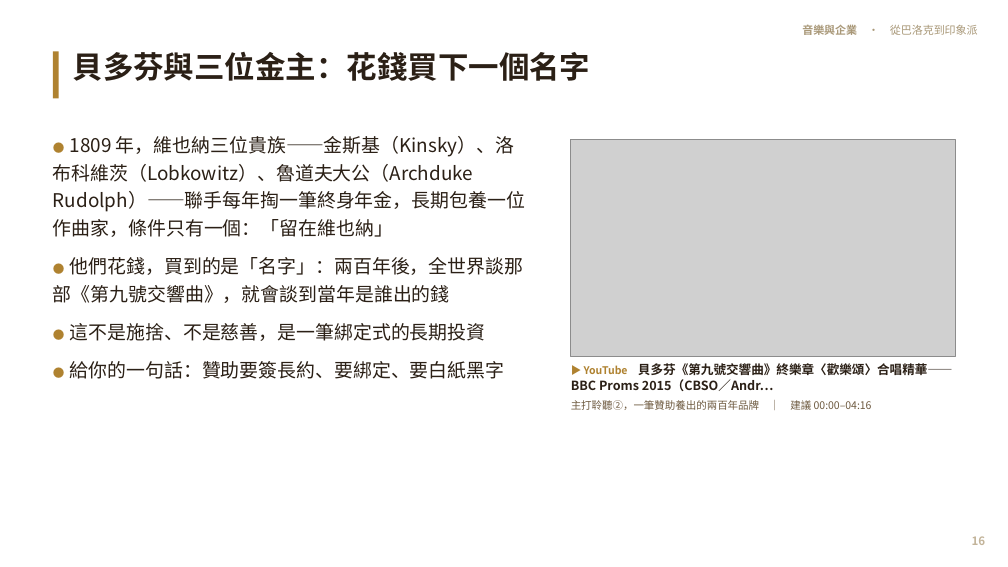
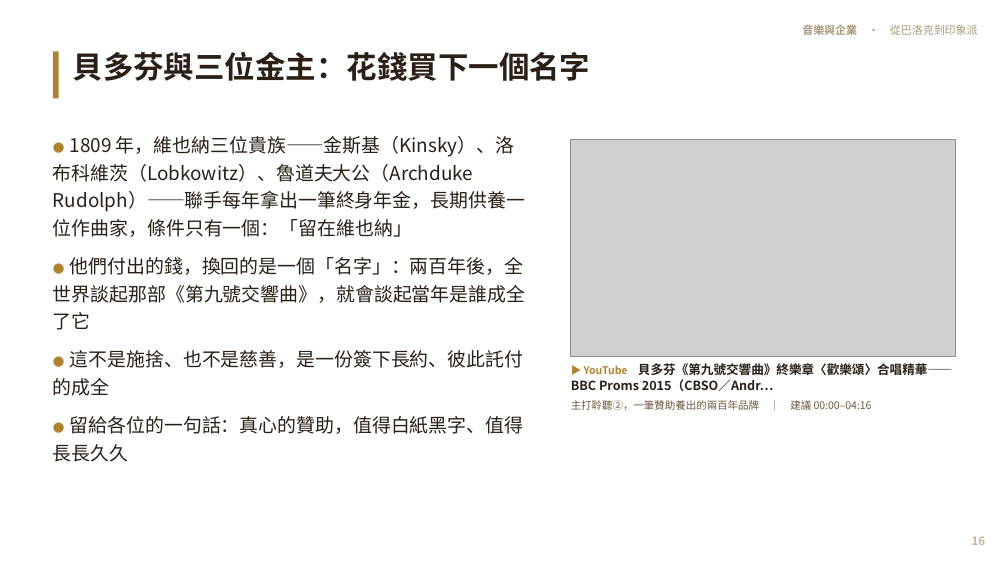
Before and after one commit to kblab2024/music-business-lecture, a slide deck: slide 16 of docs/downloads/音樂與企業-投影片.pptx. Drawn at 1008x567 pixels with LibreOffice and Linux fonts; fonts in the diff are those of the drawing; grey boxes stand for pictures. Boxes give left, top, right and bottom in pixels: in the first picture for what was removed or moved away, otherwise in the second. Text is boxed around its words. In the diff, an @@ line names an element or a change of style, - is before the commit and + after.

```diff
--- a/docs/downloads/音樂與企業-投影片.pptx
+++ b/docs/downloads/音樂與企業-投影片.pptx
@@ text at [53, 136, 526, 462]: text changed @@
-● 1809 年，維也納三位貴族——金斯基（Kinsky）、洛布科維茨（Lobkowitz）、魯道夫大公（Archduke Rudolph）——聯手每年掏一筆終身年金，長期包養一位作曲家，條件只有一個：「留在維也納」
-● 他們花錢，買到的是「名字」：兩百年後，全世界談那部《第九號交響曲》，就會談到當年是誰出的錢
-● 這不是施捨、不是慈善，是一筆綁定式的長期投資
-● 給你的一句話：贊助要簽長約、要綁定、要白紙黑字
+● 1809 年，維也納三位貴族——金斯基（Kinsky）、洛布科維茨（Lobkowitz）、魯道夫大公（Archduke Rudolph）——聯手每年拿出一筆終身年金，長期供養一位作曲家，條件只有一個：「留在維也納」
+● 他們付出的錢，換回的是一個「名字」：兩百年後，全世界談起那部《第九號交響曲》，就會談起當年是誰成全了它
+● 這不是施捨、也不是慈善，是一份簽下長約、彼此託付的成全
+● 留給各位的一句話：真心的贊助，值得白紙黑字、值得長長久久
```
Also in this commit, not shown: 54 other slides changed, 7 other files.
